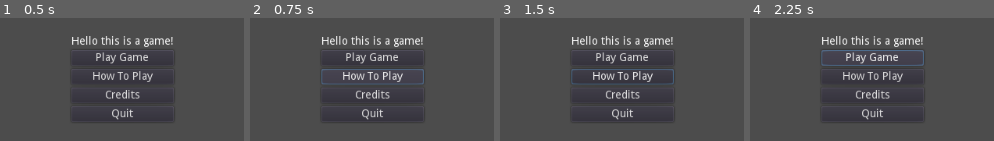
Above: before the commit, frames 1-4 (left to right).
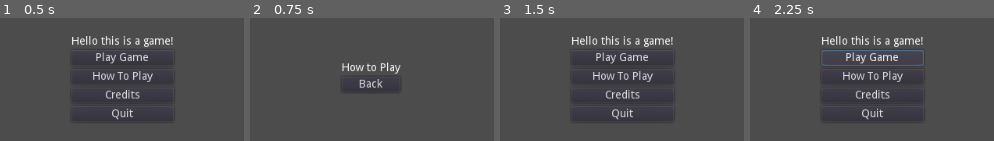
Above: after the commit, the same moments.

Repository: Spencer-Kotys/Welcome-to-ROM
Game: Godot game, scene res://startScreen.tscn
The game is run twice, just before and just after one commit, with the same random seed, the same clock (stepped at 60 frames per second) and the same inputs.
Inputs (mouse positions are in pixels of both pictures, inside the frame that each line leads up to):
- Up to frame 1 (0.5 s): no input
- Up to frame 2 (0.75 s): click "How To Play" at 0.5 s
- Up to frame 3 (1.5 s): click (622, 84) at 1.25 s, where only the run after the commit has a clickable "Back"
- Up to frame 4 (2.25 s): click "Play Game" at 2 s

Frame 1 is identical in both runs. In frame 2, 6.4% of the frame differs, in the area x 29-72%, y 14-84%; in frame 3, 0.7%; in frame 4, nothing differs.

Commit message:
Adding scene change
Adding scene change on how to play button press

Diff:
--- a/Godot/startScreen.gd
+++ b/Godot/startScreen.gd
@@ -21,6 +21,7 @@
 
 
 func _on_How_To_Play_pressed():
+	get_tree().change_scene("res://howToPlay.tscn")
 	pass # Replace with function body.
 
 
